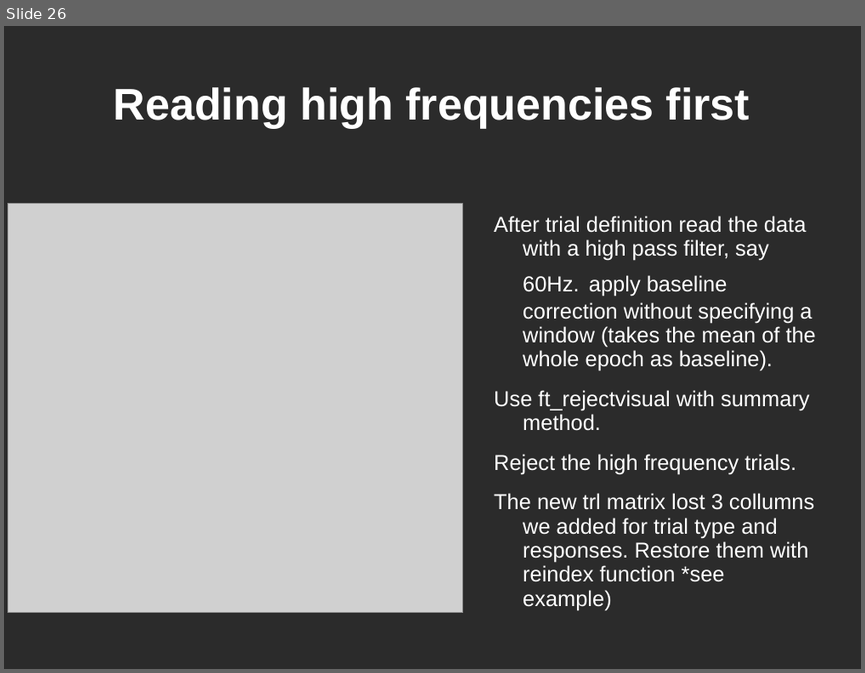
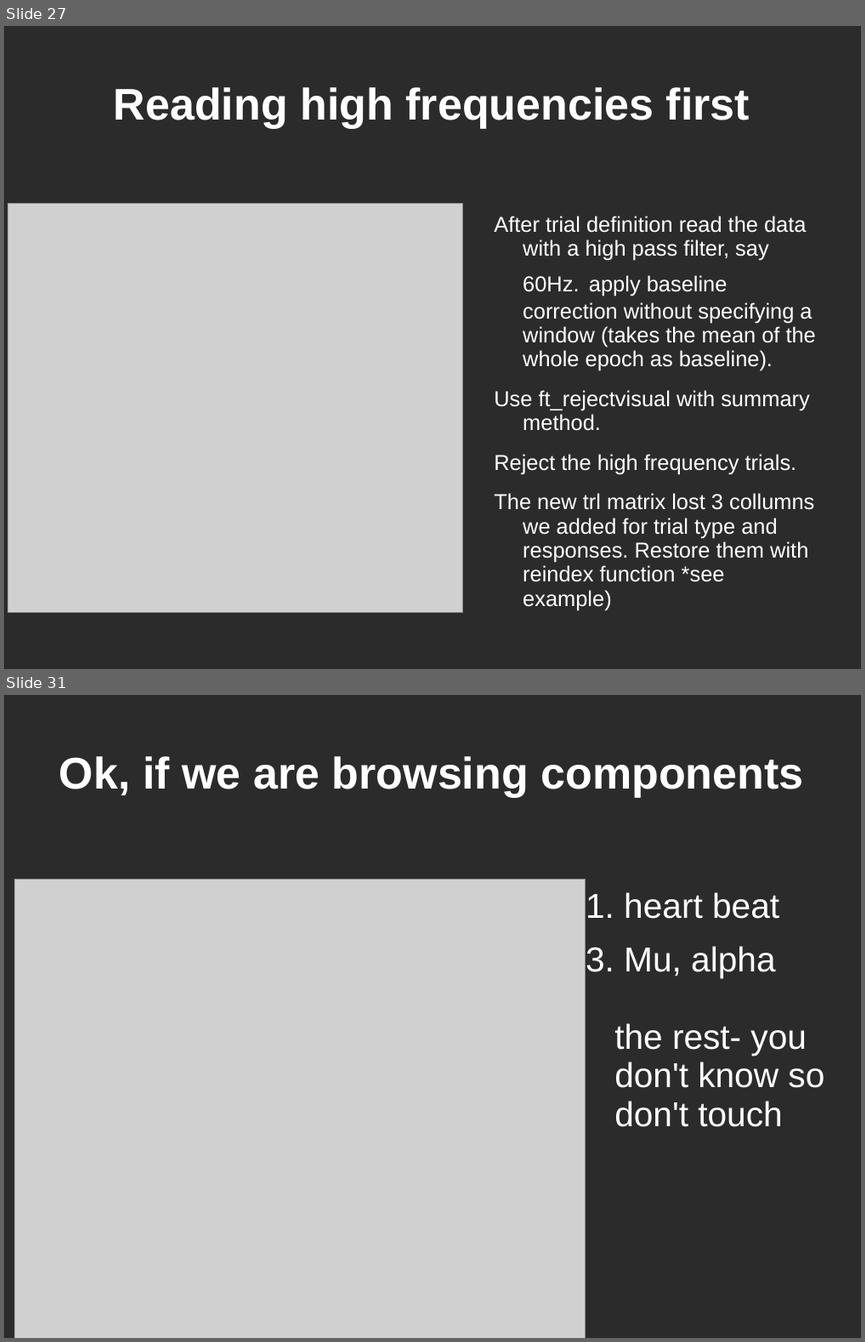
Before and after one commit to yuval-harpaz/work-drafts, a slide deck: docs/Tutorial4Begginers.ppt. Shown one above the other, each under a label of ours: slide 26 before the commit, slides 27 and 31 after it; the slides between them are not shown. The pictures are 865x673 and 865x1342 pixels, drawn with LibreOffice and Linux fonts; fonts in the diff are those of the drawing; grey boxes stand for pictures; background and template pictures are left out; a plain dark background stands for a picture behind light text. Boxes give left, top, right and bottom in pixels: in the first picture for what was removed or moved away, otherwise in the second. Text is boxed around its words. In the diff, an @@ line names an element or a change of style, - is before the commit and + after.

```diff
--- a/docs/Tutorial4Begginers.ppt
+++ b/docs/Tutorial4Begginers.ppt
@@ slide 31 added at <box>4,695,861,1338</box>, background picture (left out) @@
@@ title added at <box>59,756,803,797</box>, 41 pt, text #FFFFFF, bold @@
+Ok, if we are browsing components
@@ picture added at <box>15,879,585,1338</box> @@
@@ text added at <box>585,892,824,1127</box>, 32 pt, text #FFFFFF @@
+1. heart beat
+3. Mu, alpha
+the rest- you don't know so don't touch
@@ what was slide 26 is now slide 27 @@
```
Also in this commit, not shown: 4 slides changed, 6 other slides added.
